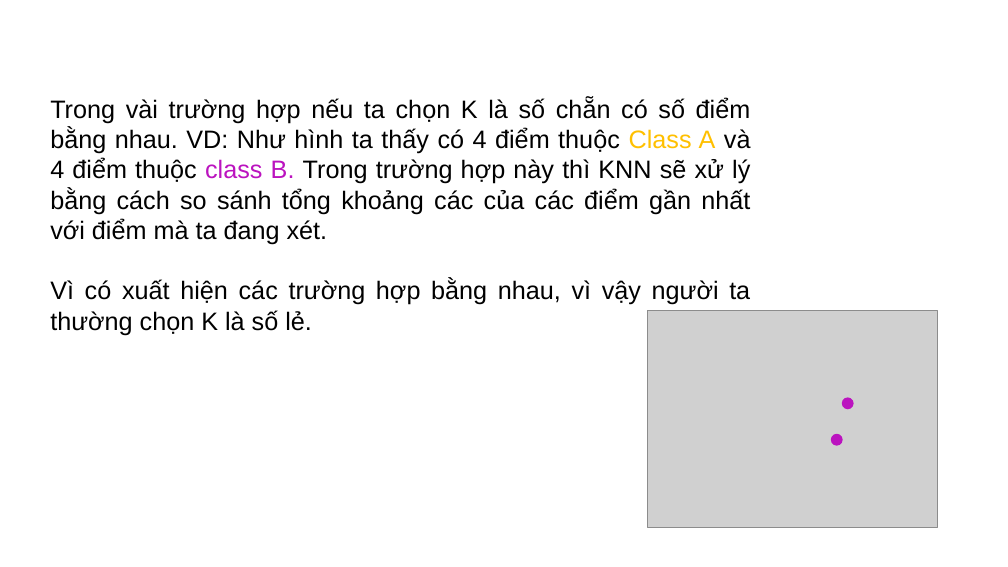
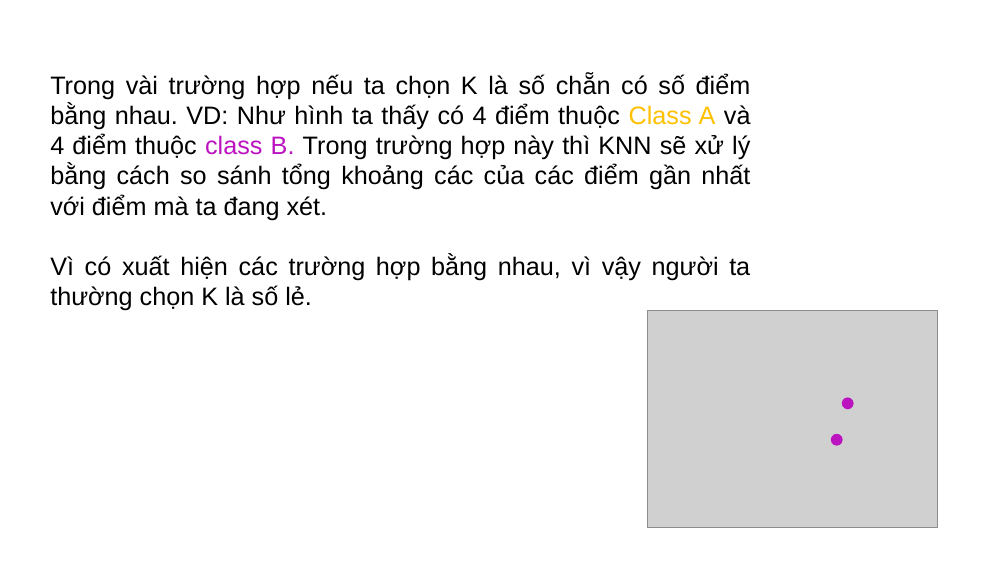
Before and after one commit to doanquocnhan/Credit-Card-Fraud-Detection-Using-KNN, a slide deck: slide 6 of BaoCao_4Tuandau.pptx. Drawn at 1008x567 pixels with LibreOffice and Linux fonts; fonts in the diff are those of the drawing; grey boxes stand for pictures. Boxes give left, top, right and bottom in pixels: in the first picture for what was removed or moved away, otherwise in the second. Text is boxed around its words. In the diff, an @@ line names an element or a change of style, - is before the commit and + after.

```diff
--- a/BaoCao_4Tuandau.pptx
+++ b/BaoCao_4Tuandau.pptx
@@ text "Trong vài trường hợp nếu ...": place and size @@
-text "Trong vài trường hợp nếu ..." at <box>50,98,751,335</box>
+text "Trong vài trường hợp nếu ..." at <box>50,73,751,311</box>
```
Also in this commit, not shown: 2 other slides changed, 5 slides added.
